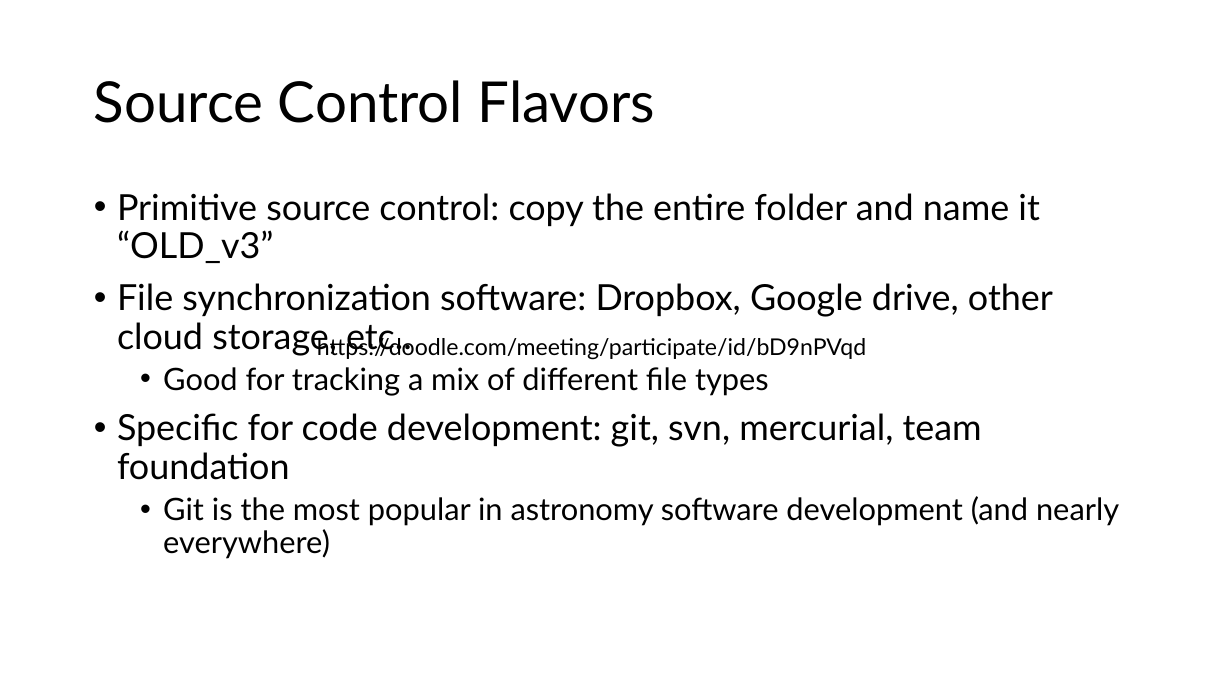
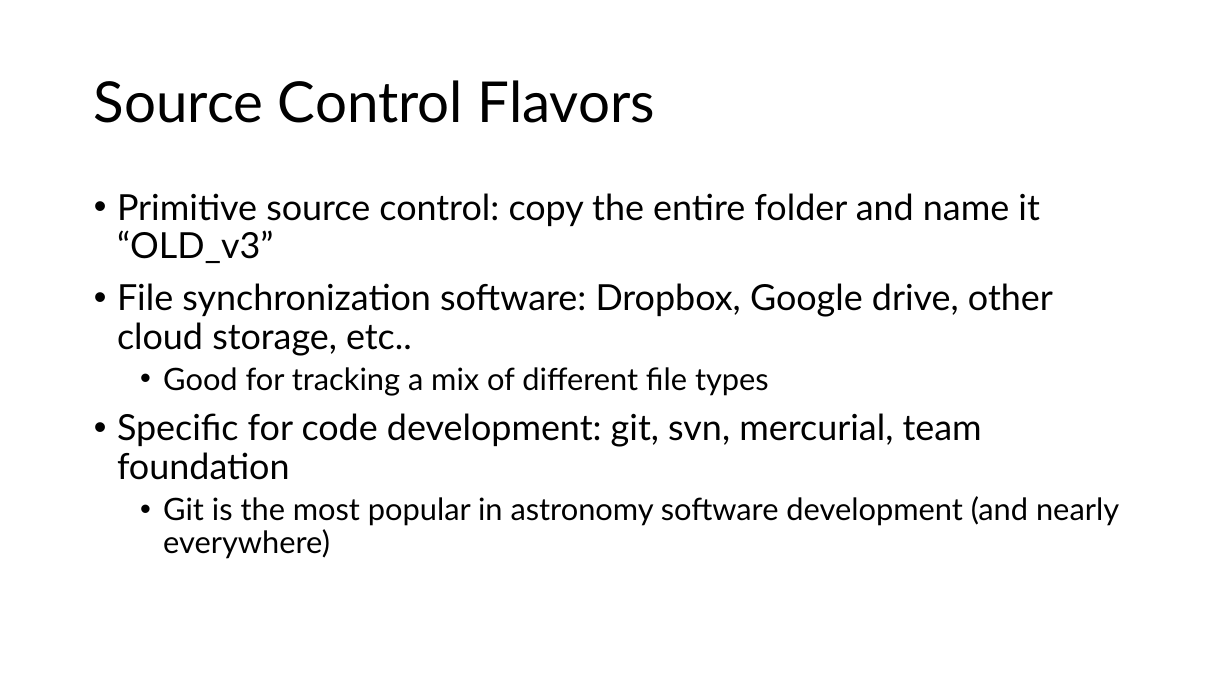
Before and after one commit to semaphoreP/codeastro, a slide deck: slide 3 of Day1/intro_to_git.pptx. Drawn at 1232x693 pixels with LibreOffice and Linux fonts; fonts in the diff are those of the drawing. Boxes give left, top, right and bottom in pixels: in the first picture for what was removed or moved away, otherwise in the second. Text is boxed around its words. In the diff, an @@ line names an element or a change of style, - is before the commit and + after.

Commit message:
Updating slides

```diff
--- a/Day1/intro_to_git.pptx
+++ b/Day1/intro_to_git.pptx
@@ text removed at <box>317,335,866,360</box> @@
-https://doodle.com/meeting/participate/id/bD9nPVqd
```
Also in this commit, not shown: 1 other slide changed, 21 slides removed.
